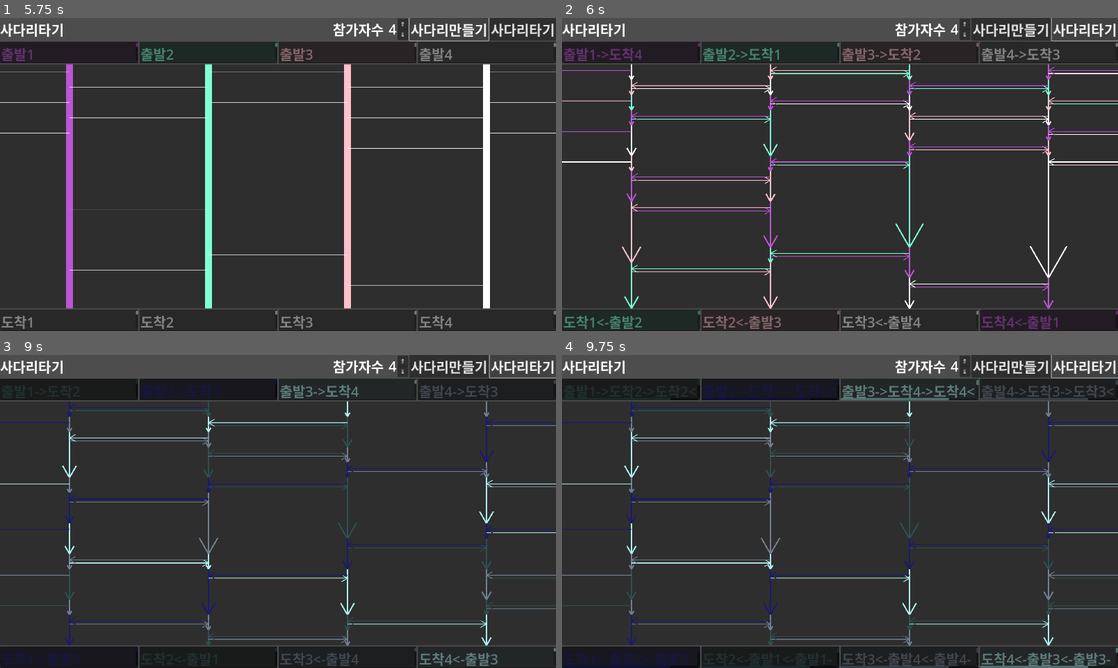
Above: before the commit, frames 1-4 (two rows, left to right).
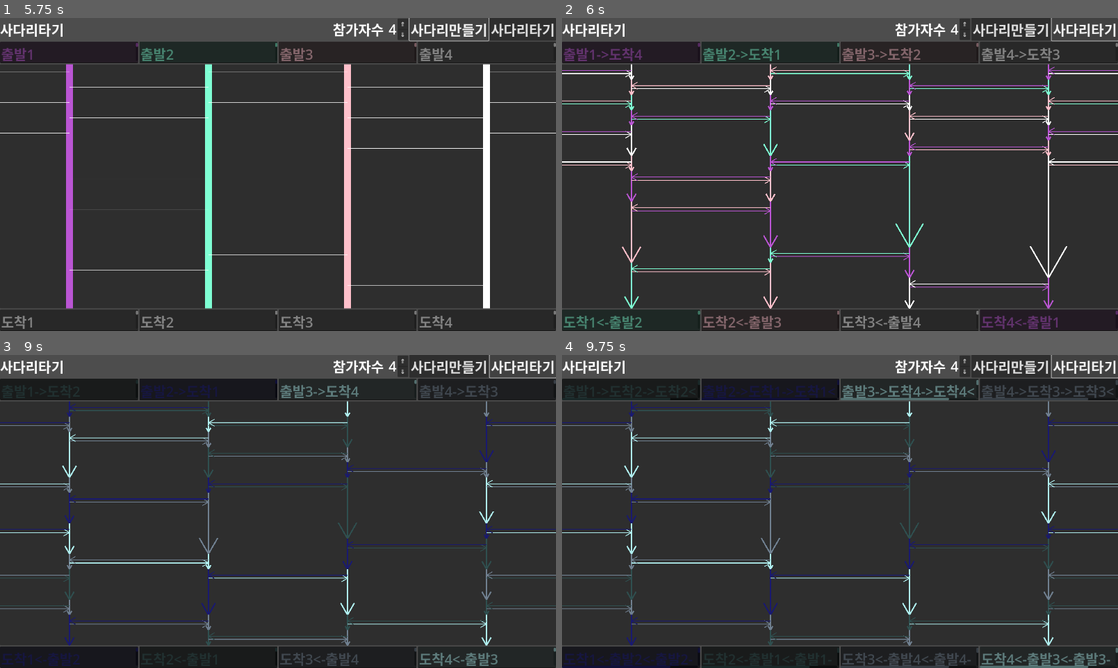
Above: after the commit, the same moments.

Repository: kasworld/gd4laddergame
Game: Godot game, scene res://사다리타기.tscn
Same seed, same stepped clock (60 frames per second), same inputs: the game is played once before the commit and once after it.
Inputs:
- Up to frame 1 (5.75 s): click "사다리타기" at 0.5 s; click "⇑" at 1.25 s; click "⇓" at 2 s; click "사다리만들기" at 2.75 s; click "⇑" at 3.5 s; click "⇓" at 4.25 s; click "사다리만들기" at 5 s
- Up to frame 2 (6 s): click "사다리타기" at 5.75 s
- Up to frame 3 (9 s): click "⇑" at 6.5 s; click "⇓" at 7.25 s; click "사다리만들기" at 8 s; click "사다리타기" at 8.75 s
- Up to frame 4 (9.75 s): tap Enter at 9.5 s

Frame 1 is identical in both runs. In frame 2, 0.2% of the frame differs, in the area x 0-13%, y 16-49%; in frame 3, 0.2%, in the area x 0-13%, y 21-83%; in frame 4, 0.2%.
Error in both runs: Invalid access of index '0' on a base object of type: 'Array'. (res://사다리타기.gd:141)

Commit message:
맨 왼쪽 가로 풀이선 추가가

Diff:
--- a/사다리타기.gd
+++ b/사다리타기.gd
@@ -173,18 +173,17 @@
 		세로줄.init_2_point(세로줄위치(x,oldy), 세로줄위치(x,칸수.y), 참가자색[참가자번호], 간격.x/10/10, 0.3)
 		사다리풀이.add_child(세로줄)
 
-
 	# 가로줄 그리기
 	for y in 칸수.y:
-		for x in 칸수.x+1:
-			if 사다리자료[x%칸수.x][y].왼쪽가는길 >=0:
-				var 참가번호 = 사다리자료[x%칸수.x][y].왼쪽가는길
+		for x in range(-1,칸수.x+1):
+			if 사다리자료[(x+칸수.x)%칸수.x][y].왼쪽가는길 >=0:
+				var 참가번호 = 사다리자료[(x+칸수.x)%칸수.x][y].왼쪽가는길
 				var 가로줄 = 화살표.instantiate()
 				가로줄.init_2_point(가로줄위치(x,y)-shift, 가로줄위치(x-1,y)-shift, 참가자색[참가번호], 간격.y/10/2, 0.05)
 				사다리풀이.add_child(가로줄)
 
-			if 사다리자료[x%칸수.x][y].오른쪽가는길 >=0:
-				var 참가번호 = 사다리자료[x%칸수.x][y].오른쪽가는길
+			if 사다리자료[(x+칸수.x)%칸수.x][y].오른쪽가는길 >=0:
+				var 참가번호 = 사다리자료[(x+칸수.x)%칸수.x][y].오른쪽가는길
 				var 가로줄 = 화살표.instantiate()
 				가로줄.init_2_point(가로줄위치(x,y)+shift, 가로줄위치(x+1,y)+shift, 참가자색[참가번호], 간격.y/10/2, 0.05)
 				사다리풀이.add_child(가로줄)
